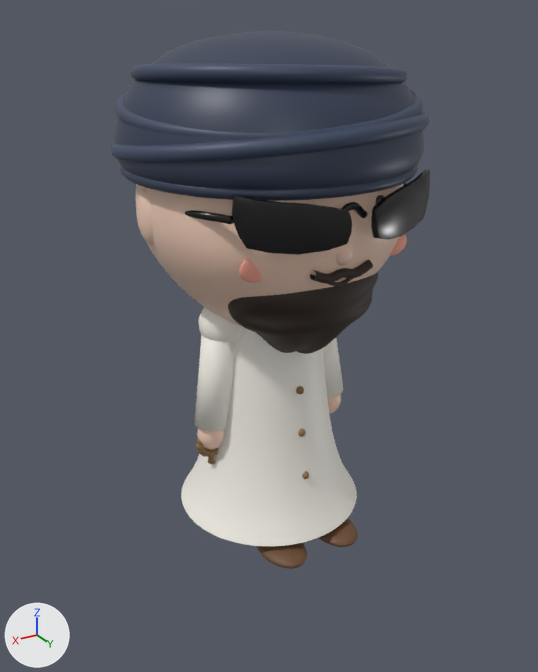
Two versions of the Blender file riset-dunia-virtual/model-kyai-blender/kyai-chibi.blend, one commit apart.
Rendered twice from a camera (50 mm lens) standing at (1.59, 2.65, 2.23) and looking at (0.03, 0.05, 0.93). Every picture has the same lights, and +X, +Y and +Z are marked at lower left. The first picture is the older version.

In view in the first picture: 'BahuR', 'Jenggot', 'Jubah', 'KacamataL', 'KacamataR', 'Kepala', 'LenganR', 'Lilitan1', 'Lilitan2', 'Lilitan3', 'Serban', 'SerbanRim' and 18 more.
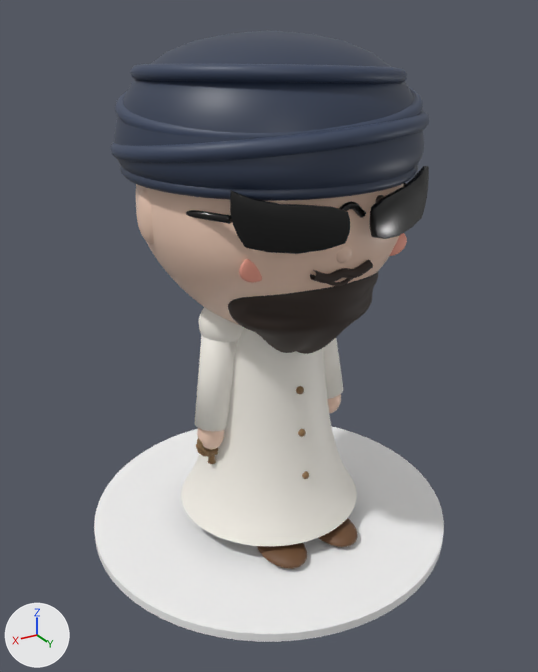
Where the newer file only moved an object's origin or applied its transform, the numbers keep the older frame.

Scene script edits in JSON lines:
```json
{"op": "add", "block": "mat_plinth", "code": ["mat_plinth = principled_material('Plinth')", "mat_plinth.base_color = (0.911, 0.911, 0.911)  # white #f5f5f5", "mat_plinth.roughness = 0.6"]}
{"op": "add", "block": "me_cylinder_003", "code": ["me_cylinder_003 = bpy.data.meshes.new('Cylinder.003')", "me_cylinder_003.from_pydata(...)  # 128 vertices, 66 faces; spans x -0.85..0.85, y -0.85..0.85, z -0.02..0.02", "me_cylinder_003.materials.append(mat_plinth)  # white #f5f5f5"]}
{"op": "set", "path": "ob_kacamatar.location", "old": "(0.232, 0.56, 1.579)", "new": "(0.233, 0.55, 1.579)"}
{"op": "set", "path": "ob_kacamatal.location", "old": "(-0.232, 0.56, 1.579)", "new": "(-0.233, 0.55, 1.579)"}
{"op": "add", "block": "ob_plinth", "code": ["ob_plinth = bpy.data.objects.new('Plinth', me_cylinder_003)", "ob_plinth.location = (0.0, 0.0, -0.02)"]}
```

Changed parts and their boxes (x1, y1, x2, y2) in the pictures (538 x 672 px):
```json
{"object": "Plinth", "change": "added", "after": [94, 427, 444, 642]}
{"object": "KacamataR", "change": "moved", "before": [231, 194, 352, 255], "after": [230, 190, 350, 254]}
{"object": "KacamataL", "change": "moved", "before": [371, 170, 430, 240], "after": [370, 166, 429, 239]}
```
